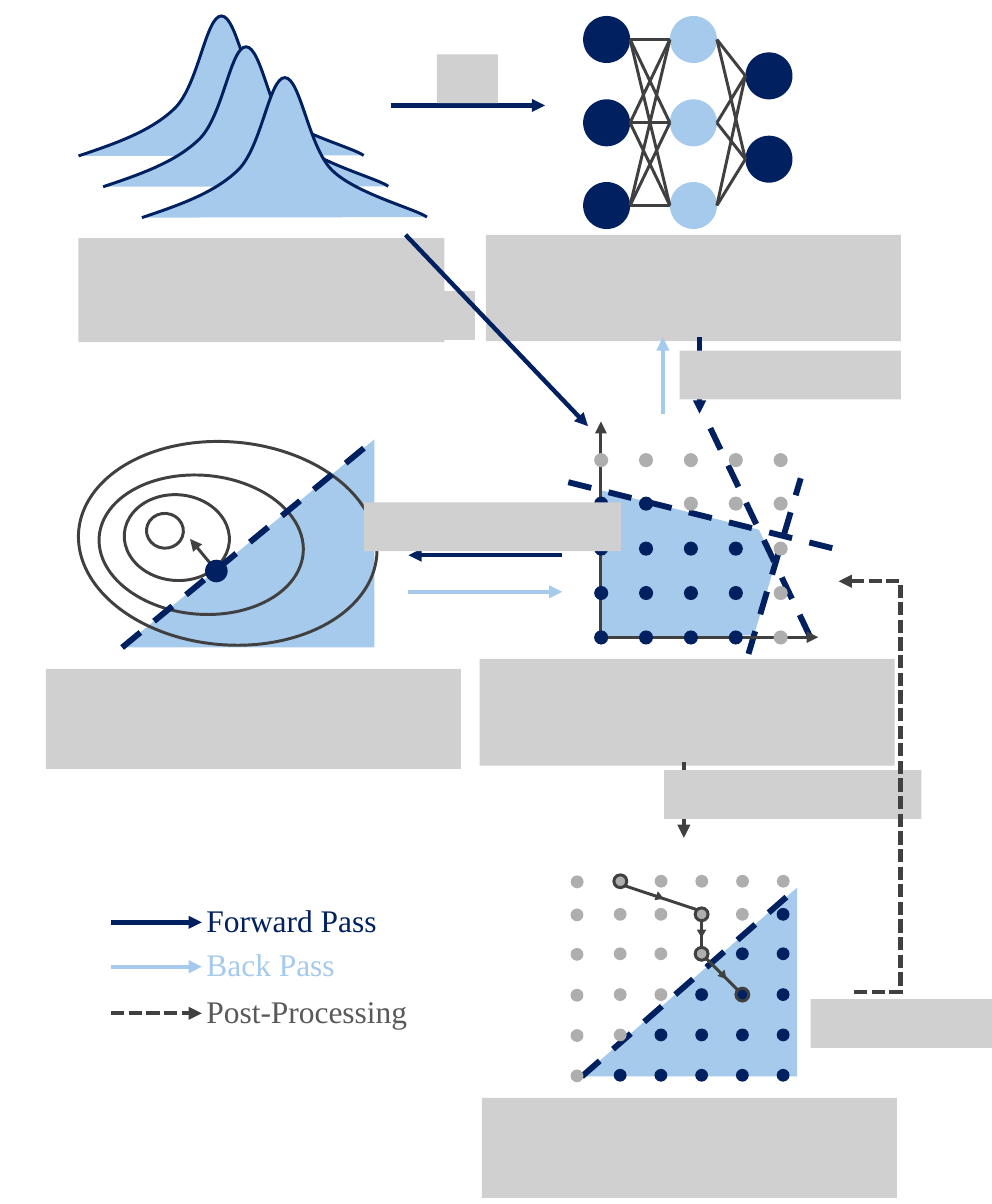
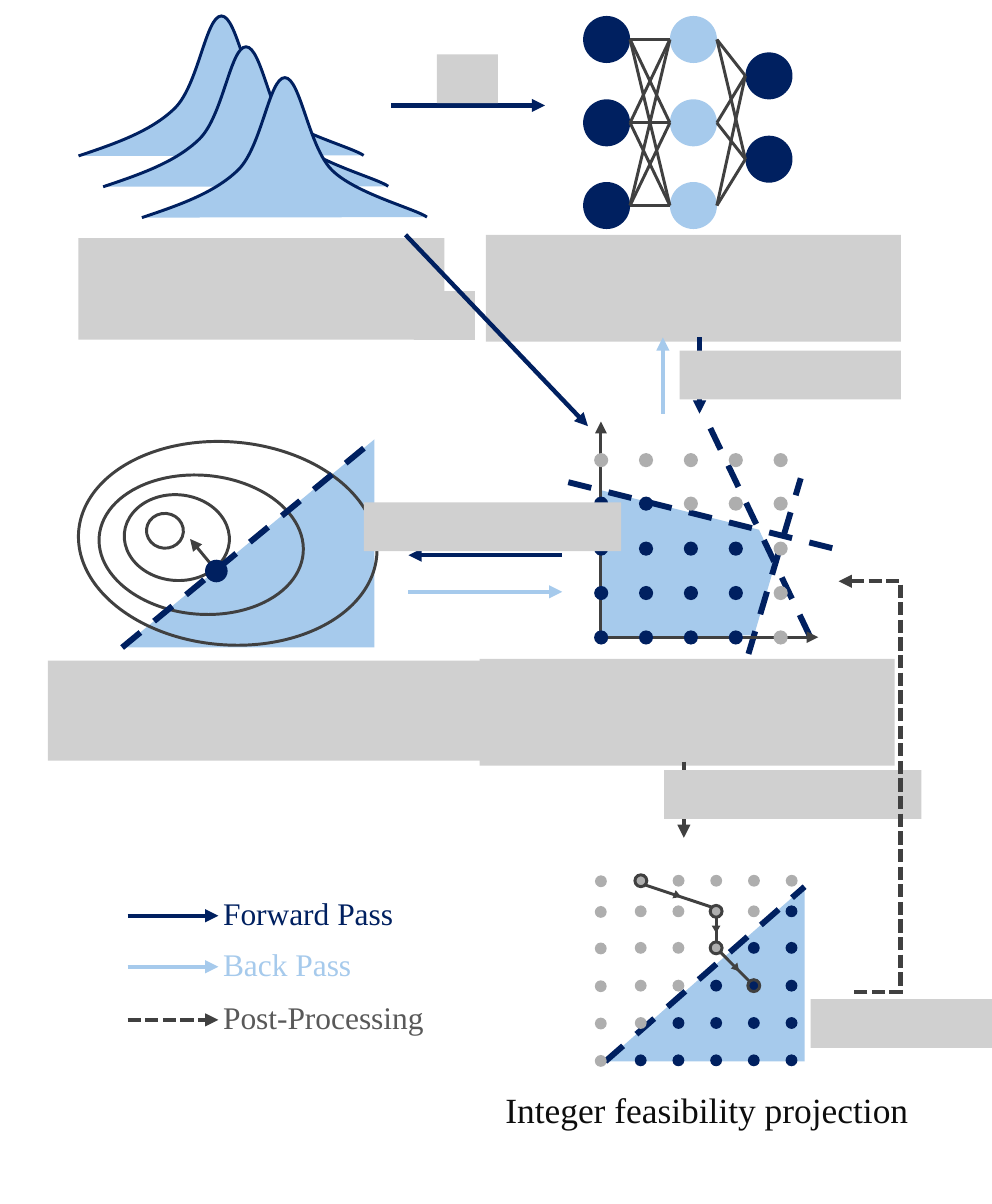
Before and after one commit to pnnl/L2O-pMINLP, a slide deck: slide 1 of img/pipeline2.pptx. Drawn at 992x1204 pixels with LibreOffice and Linux fonts; fonts in the diff are those of the drawing; grey boxes stand for pictures. Boxes give left, top, right and bottom in pixels: in the first picture for what was removed or moved away, otherwise in the second. Text is boxed around its words. In the diff, an @@ line names an element or a change of style, - is before the commit and + after.

```diff
--- a/img/pipeline2.pptx
+++ b/img/pipeline2.pptx
@@ picture: place and size @@
-picture at box(45, 669, 461, 770)
+picture at box(48, 660, 492, 761)
@@ ellipse: place and size @@
-ellipse at box(571, 876, 584, 889)
+ellipse at box(595, 876, 607, 887)
@@ right triangle: place and size @@
-right triangle at box(582, 889, 798, 1077)
+right triangle at box(605, 887, 805, 1061)
@@ line moved from (582, 1077) - (798, 889) to (605, 1061) - (805, 887) @@
@@ line moved from (625, 886) - (697, 910) to (645, 886) - (711, 907) @@
@@ 4 ellipses, 1 triangle: place and size @@
-4 ellipses, 1 triangle at box(614, 876, 667, 921)
+4 ellipses, 1 triangle at box(635, 876, 684, 917)
@@ ellipse: place and size @@
-ellipse at box(777, 876, 789, 889)
+ellipse at box(785, 876, 796, 887)
@@ ellipse: place and size @@
-ellipse at box(571, 908, 584, 921)
+ellipse at box(595, 907, 607, 918)
@@ 4 ellipses, 1 text, 1 arrow: place and size @@
-4 ellipses, 1 text, 1 arrow at box(111, 876, 748, 976)
+4 ellipses, 1 text, 1 arrow at box(128, 876, 760, 976)
@@ ellipse: place and size @@
-ellipse at box(777, 908, 789, 921)
+ellipse at box(785, 906, 796, 917)
@@ ellipse: place and size @@
-ellipse at box(571, 948, 584, 961)
+ellipse at box(595, 942, 607, 954)
@@ ellipse: place and size @@
-ellipse at box(614, 948, 626, 961)
+ellipse at box(635, 942, 646, 954)
@@ ellipse: place and size @@
-ellipse at box(655, 948, 667, 961)
+ellipse at box(673, 942, 684, 954)
@@ ellipse: place and size @@
-ellipse at box(777, 948, 789, 961)
+ellipse at box(785, 942, 796, 954)
@@ ellipse: place and size @@
-ellipse at box(571, 989, 584, 1002)
+ellipse at box(595, 981, 607, 992)
@@ 2 lines, 2 ellipses, 2 triangles, 1 text, 1 arrow: place and size @@
-2 lines, 2 ellipses, 2 triangles, 1 text, 1 arrow at box(111, 910, 748, 991)
+2 lines, 2 ellipses, 2 triangles, 1 text, 1 arrow at box(128, 903, 760, 982)
@@ ellipse: place and size @@
-ellipse at box(777, 989, 789, 1002)
+ellipse at box(785, 981, 796, 992)
@@ text "Post-Processing": place and size @@
-text "Post-Processing" at box(206, 1002, 407, 1029)
+text "Post-Processing" at box(223, 1008, 424, 1036)
@@ ellipse: place and size @@
-ellipse at box(571, 1030, 584, 1043)
+ellipse at box(595, 1018, 607, 1029)
@@ 4 ellipses: place and size @@
-4 ellipses at box(614, 989, 667, 1042)
+4 ellipses at box(635, 981, 684, 1029)
@@ 4 ellipses: place and size @@
-4 ellipses at box(696, 989, 748, 1042)
+4 ellipses at box(710, 981, 760, 1029)
@@ ellipse: place and size @@
-ellipse at box(777, 1029, 789, 1042)
+ellipse at box(785, 1018, 796, 1029)
@@ arrow moved from (111, 1013) - (201, 1013) to (128, 1020) - (218, 1020) @@
@@ ellipse: place and size @@
-ellipse at box(571, 1070, 584, 1083)
+ellipse at box(595, 1056, 607, 1067)
@@ ellipse: place and size @@
-ellipse at box(614, 1070, 626, 1083)
+ellipse at box(635, 1054, 646, 1066)
@@ ellipse: place and size @@
-ellipse at box(655, 1070, 667, 1083)
+ellipse at box(673, 1054, 684, 1066)
@@ ellipse: place and size @@
-ellipse at box(696, 1070, 709, 1083)
+ellipse at box(710, 1054, 721, 1066)
@@ ellipse: place and size @@
-ellipse at box(735, 1070, 748, 1083)
+ellipse at box(748, 1054, 760, 1066)
@@ ellipse: place and size @@
-ellipse at box(777, 1070, 789, 1083)
+ellipse at box(785, 1054, 796, 1066)
@@ picture removed at box(482, 1098, 897, 1199) @@
@@ text added at box(505, 1098, 908, 1130), 18 pt, text #0D0D0D @@
+Integer feasibility projection
```
Also in this commit, not shown: 1 other file.
